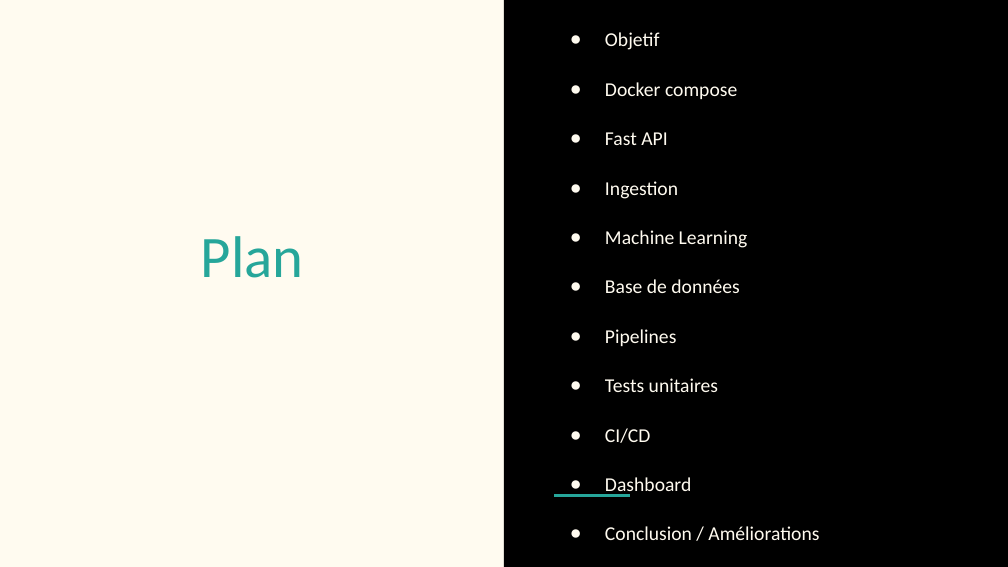
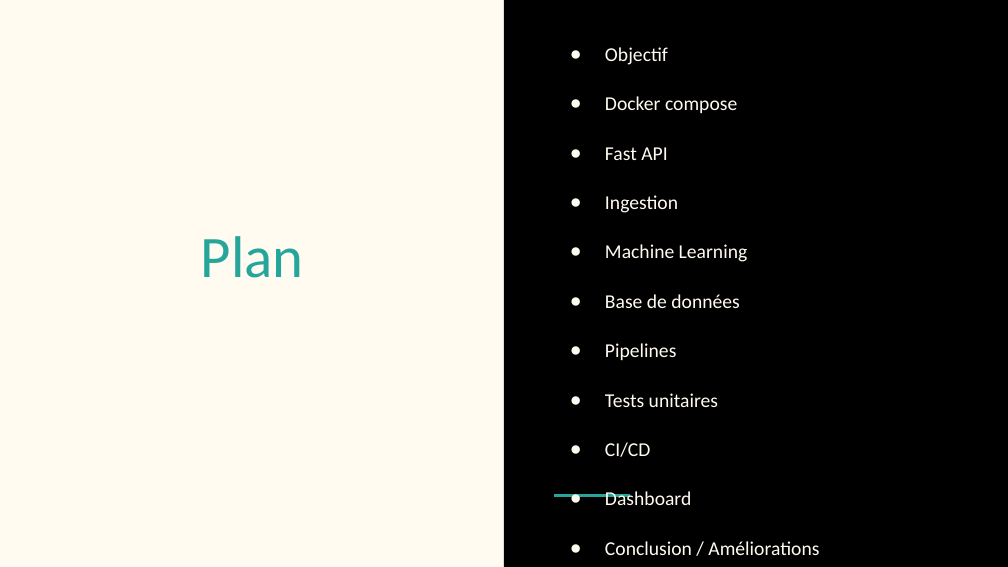
Before and after one commit to jcaillabet-ia/MAI26-BDE-OPA-2, a slide deck: slide 2 of docs/Présentation soutenance.pptx. Drawn at 1008x567 pixels with LibreOffice and Linux fonts; fonts in the diff are those of the drawing. Boxes give left, top, right and bottom in pixels: in the first picture for what was removed or moved away, otherwise in the second. Text is boxed around its words. In the diff, an @@ line names an element or a change of style, - is before the commit and + after.

```diff
--- a/docs/Présentation soutenance.pptx
+++ b/docs/Présentation soutenance.pptx
@@ text "Objectif": place and size @@
-text "Objectif" at <box>605,32,819,540</box>
+text "Objectif" at <box>605,47,819,555</box>
@@ text at <box>605,47,668,65</box>: text changed @@
-● Objetif
+● Objectif
```
Also in this commit, not shown: 5 other slides changed, 6 other files.
